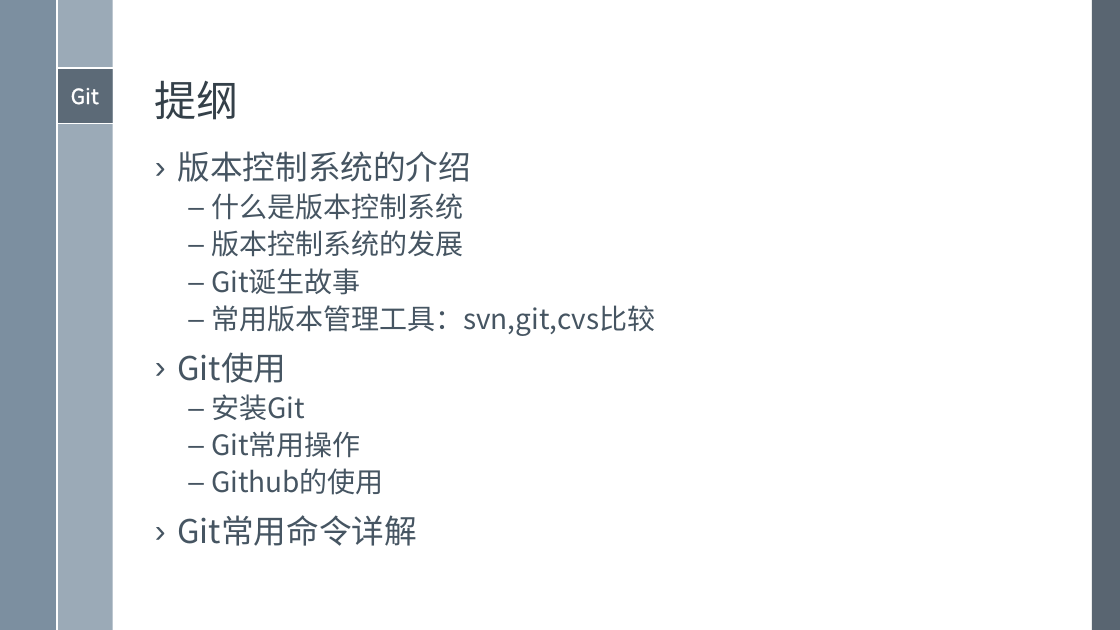
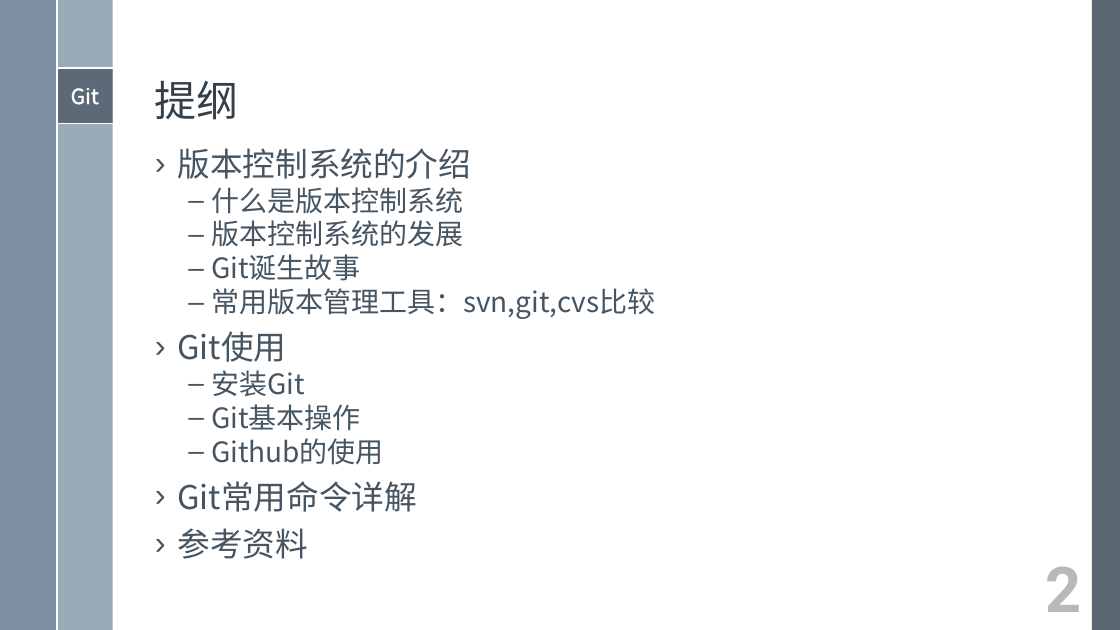
Before and after one commit to xami/joke, a slide deck: slide 2 of docs/windows模板/演示文稿 2.pptx. Drawn at 1120x630 pixels with LibreOffice and Linux fonts; fonts in the diff are those of the drawing. Boxes give left, top, right and bottom in pixels: in the first picture for what was removed or moved away, otherwise in the second. Text is boxed around its words. In the diff, an @@ line names an element or a change of style, - is before the commit and + after.

```diff
--- a/docs/windows模板/演示文稿 2.pptx
+++ b/docs/windows模板/演示文稿 2.pptx
@@ text at (x1=178, y1=148, x2=655, y2=512): line spacing 0.9 to 0.8 @@
@@ text at (x1=211, y1=404, x2=361, y2=431): text changed @@
-  – Git常用操作
+  – Git基本操作
@@ text at (x1=178, y1=528, x2=309, y2=559): paragraph added @@
+› 参考资料
@@ text added at (x1=1045, y1=567, x2=1081, y2=612), 54 pt, text gradient #5C5C5C to #B9B9B9 to #F8F8F8, bold @@
+2
```
Also in this commit, not shown: 30 other slides changed.
